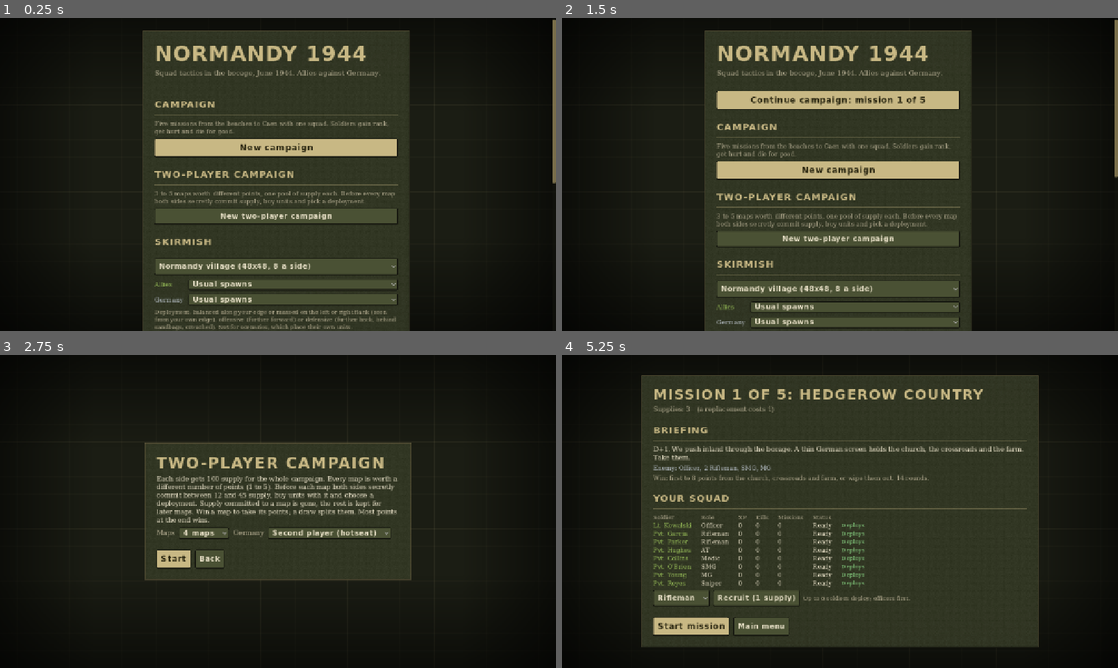
Above: before the commit, frames 1-4 (two rows, left to right).
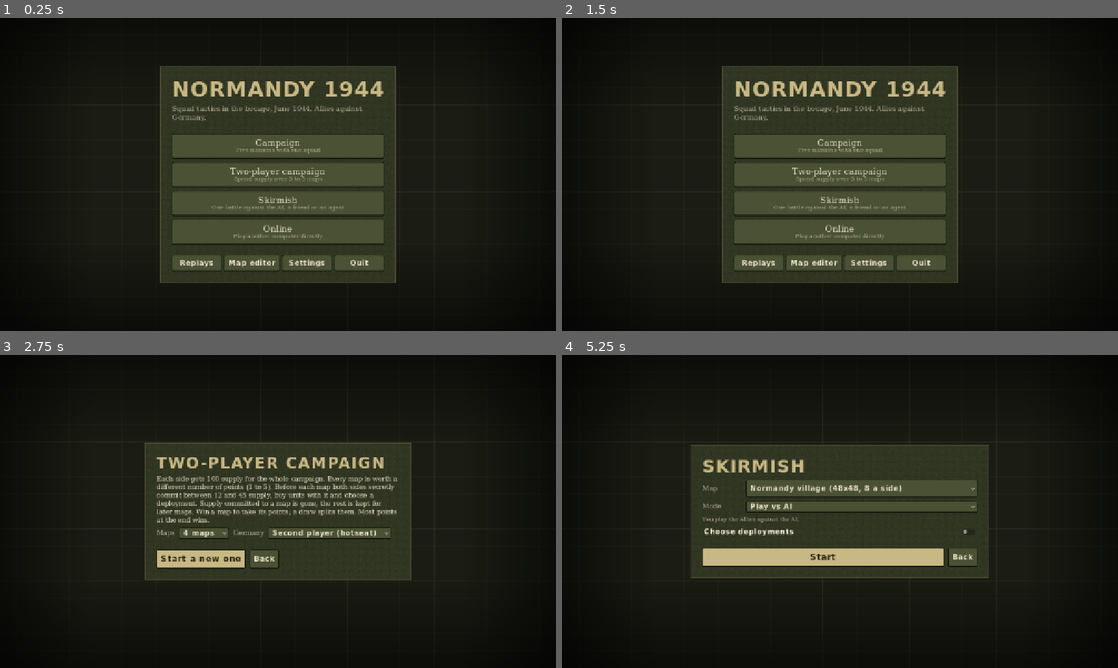
Above: after the commit, the same moments.

Repository: vistik/turn-based-war-game
Game: Godot game, scene res://scenes/main_menu.tscn
Two runs of this game, one before a commit and one after it. Both use one fixed random seed, a clock stepped at 60 frames per second and the inputs below.
Inputs (mouse positions are in pixels of both pictures, inside the frame that each line leads up to; where the layout moved, square brackets give the same spot in the first picture):
- Up to frame 1 (0.25 s): no input
- Up to frame 2 (1.5 s): click (840, 146) at 0.52 s; click "Main menu" (after the commit: "Back") at 1.25 s
- Up to frame 3 (2.75 s): click (278, 511) [278, 577] at 2 s
- Up to frame 4 (5.25 s): click "Back" at 2.75 s; click (840, 539) at 3.52 s; click (840, 530) at 4.25 s, where only the run after the commit has a clickable "Choose deployments"; click (840, 508) at 5 s, where only the run after the commit has a clickable "Choose deployments"

The runs differ from the first frame. In frame 1, 29% of the frame differs, in the area x 25-100%, y 0-100%; in frame 2, 30%; in frame 3, 0.8%; in frame 4, 44%, in the area x 14-86%, y 6-94%.

Commit message:
Split the main menu into a page per way to play
The main menu had grown into one long page holding every mode's options
at once: campaign, two-player campaign, skirmish maps, deployments, five
skirmish buttons and the whole online form. It was hard to scan.

The first page now lists saved games to continue and one large button
per mode (Campaign, Two-player campaign, Skirmish, Online), each opening
its own page with only that mode's options. Skirmish gets a single mode
picker with a one-line description of each mode, and its deployments
fold away behind a toggle. The map, mode and port picked last are kept
while the game runs, and the online pages go back to the Online page.

Diff:
--- a/scripts/ui/main_menu.gd
+++ b/scripts/ui/main_menu.gd
@@ -25,6 +25,13 @@
 ## [label, Allies are AI, Germany is AI, side an agent plays over the agent link (-1: none)]
 const SKIRMISH_MODES := [["Play vs AI", false, true, -1], ["Hotseat", false, false, -1], ["Watch AI vs AI", true, true, -1],
 		["Agent vs AI", false, true, 0], ["Me vs agent", false, false, 1]]
+const SKIRMISH_MODE_HINTS := [
+	"You play the Allies against the AI.",
+	"Two players on this computer take turns; the screen hides each side's view from the other.",
+	"Sit back and watch the AI fight itself.",
+	"An AI agent (such as Claude Code) plays the Allies against the AI through the agent link; the battle screen shows how to connect it. See docs/MCP.md.",
+	"You play the Allies against an AI agent connected through the agent link.",
+]
 
 var _page: Control
 var _map_choice: OptionButton
@@ -34,6 +41,10 @@
 ## Per side, the skirmish deployment picked (an index into DEPLOYMENTS), kept while the game runs.
 var _deploy_choices: Array[OptionButton] = []
 static var _last_deployments := [0, 0]
+## The map, skirmish mode and online port picked last, kept while the game runs.
+static var _last_map := 0
+static var _last_mode := 0
+static var _last_port := Net.DEFAULT_PORT
 ## The orders being written on the two-player campaign's orders page.
 var _order_side := 0
 var _order_counts := {}
@@ -82,35 +93,83 @@
 
 # --- Main menu ---
 
+## The first page: what's saved to carry on with, then one button per way to play. Each opens its own page
+## with that mode's options.
 func _show_main() -> void:
-	var box := _new_page(560)
+	var box := _new_page(480)
 	_title(box, "Normandy 1944", 48)
 	_text(box, "Squad tactics in the bocage, June 1944. Allies against Germany.", MUTED, 16, true)
-	_gap(box, 16)
-
+	_gap(box, 12)
+	var saves := _saved_games()
+	for entry: Array in saves:
+		_button(box, entry[0], entry[1], true)
+	if not saves.is_empty():
+		_gap(box, 8)
+	_menu_button(box, "Campaign", "Five missions with one squad", _show_campaign_menu)
+	_menu_button(box, "Two-player campaign", "Spend supply over 3 to 5 maps", _show_war_setup)
+	_menu_button(box, "Skirmish", "One battle against the AI, a friend or an agent", _show_skirmish)
+	_menu_button(box, "Online", "Play another computer directly", _show_online)
+	_gap(box, 8)
+	var row := HBoxContainer.new()
+	row.add_theme_constant_override("separation", 6)
+	box.add_child(row)
+	for spec: Array in [["Replays", _show_replays], ["Map editor", func() -> void: get_tree().change_scene_to_file("res://scenes/editor.tscn")],
+			["Settings", _show_settings], ["Quit", get_tree().quit]]:
+		_button(row, spec[0], spec[1]).size_flags_horizontal = Control.SIZE_EXPAND_FILL
+
+
+## [label, action] for each saved game that can be continued.
+func _saved_games() -> Array:
+	var result := []
 	var campaign_save := GameSession.peek("campaign")
 	if not campaign_save.is_empty():
 		var saved := Campaign.from_dict(campaign_save["campaign"])
-		var label := "Continue campaign: %s" % ("in battle" if not campaign_save["battle"].is_empty() else "mission %d of %d" % [mini(saved.mission_index + 1, Campaign.MISSIONS.size()), Campaign.MISSIONS.size()])
-		_button(box, label, _continue.bind("campaign"), true)
-	var skirmish_save := GameSession.peek("skirmish")
-	if not skirmish_save.is_empty():
-		_button(box, "Continue skirmish: %s" % skirmish_save["title"], _continue.bind("skirmish"), true)
-
-	_section(box, "Campaign")
-	_text(box, "Five missions from the beaches to Caen with one squad. Soldiers gain rank, get hurt and die for good.", MUTED, 14, true)
-	_button(box, "New campaign", _new_campaign, true)
-
-	_section(box, "Two-player campaign")
-	_text(box, "3 to 5 maps worth different points, one pool of supply each. Before every map both sides secretly commit supply, buy units and pick a deployment.", MUTED, 14, true)
+		result.append(["Continue campaign: %s" % ("in battle" if not campaign_save["battle"].is_empty() else "mission %d of %d" % [mini(saved.mission_index + 1, Campaign.MISSIONS.size()), Campaign.MISSIONS.size()]), _continue.bind("campaign")])
 	var war_save := GameSession.peek("war")
 	if not war_save.is_empty():
 		var saved_war := WarCampaign.from_dict(war_save["war"])
 		var where := "in battle" if not war_save["battle"].is_empty() else ("finished" if saved_war.is_over() else "map %d of %d" % [saved_war.current + 1, saved_war.maps.size()])
-		_button(box, "Continue two-player campaign: %s" % where, _continue.bind("war"), true)
-	_button(box, "New two-player campaign", _show_war_setup)
-
-	_section(box, "Skirmish")
+		result.append(["Continue two-player campaign: %s" % where, _continue.bind("war")])
+	var skirmish_save := GameSession.peek("skirmish")
+	if not skirmish_save.is_empty():
+		result.append(["Continue skirmish: %s" % skirmish_save["title"], _continue.bind("skirmish")])
+	var online_save := GameSession.peek("online")
+	if not online_save.is_empty():
+		result.append(["Continue online game: %s, round %d" % [online_save["title"], online_save["round"]], _show_online])
+	return result
+
+
+## A large menu button with a one-line description under its name.
+func _menu_button(parent: Control, text: String, hint: String, action: Callable) -> void:
+	var button := _button(parent, "", action)
+	button.custom_minimum_size = Vector2(0, 58)
+	var labels := VBoxContainer.new()
+	labels.set_anchors_preset(Control.PRESET_FULL_RECT)
+	labels.alignment = BoxContainer.ALIGNMENT_CENTER
+	labels.add_theme_constant_override("separation", -2)
+	labels.mouse_filter = Control.MOUSE_FILTER_IGNORE
+	button.add_child(labels)
+	for line: Array in [[text, UITheme.PAPER, 20], [hint, MUTED, 13]]:
+		var label := _text(labels, line[0], line[1], line[2])
+		label.horizontal_alignment = HORIZONTAL_ALIGNMENT_CENTER
+		label.mouse_filter = Control.MOUSE_FILTER_IGNORE
+
+
+func _show_campaign_menu() -> void:
+	var box := _new_page(480)
+	_title(box, "Campaign", 40)
+	_text(box, "Five missions from the beaches to Caen with one squad. Soldiers gain rank, get hurt and die for good.", MUTED, 15, true)
+	_gap(box, 8)
+	var campaign_save := GameSession.peek("campaign")
+	if not campaign_save.is_empty():
+		_button(box, "Continue campaign", _continue.bind("campaign"), true)
+	_button(box, "New campaign" + (" (replaces the saved one)" if not campaign_save.is_empty() else ""), _new_campaign, campaign_save.is_empty())
+	_gap(box, 8)
+	_button(box, "Back", _show_main)
+
+
+## The map list: the built-in skirmish maps, then the scenarios on disk.
+func _add_map_choice(parent: Control) -> void:
 	_map_choice = OptionButton.new()
 	for map_spec: Array in SKIRMISH_MAPS:
 		_map_choice.add_item(map_spec[0])
@@ -118,82 +177,126 @@
 	for entry in Scenario.list_files():
 		_map_choice.add_item("Scenario: %s" % entry["title"])
 		_scenario_paths.append(entry["path"])
+	_map_choice.selected = clampi(_last_map, 0, _map_choice.item_count - 1)
+	_map_choice.item_selected.connect(func(index: int) -> void: _last_map = index)
 	_map_choice.custom_minimum_size = Vector2(0, 40)
-	box.add_child(_map_choice)
+	_map_choice.size_flags_horizontal = Control.SIZE_EXPAND_FILL
+	parent.add_child(_map_choice)
+
+
+## A label and a control side by side.
+func _field(parent: Control, label: String, control: Control) -> void:
+	var row := HBoxContainer.new()
+	row.add_theme_constant_override("separation", 10)
+	parent.add_child(row)
+	_text(row, label, MUTED, 15).custom_minimum_size = Vector2(90, 0)
+	control.size_flags_horizontal = Control.SIZE_EXPAND_FILL
+	row.add_child(control)
+
+
+func _show_skirmish() -> void:
+	var box := _new_page(520)
+	_title(box, "Skirmish", 40)
+	var map_row := HBoxContainer.new()
+	_add_map_choice(map_row)
+	_field(box, "Map", map_row)
+	var opponent := OptionButton.new()
+	for mode: Array in SKIRMISH_MODES:
+		opponent.add_item(mode[0])
+	opponent.selected = _last_mode
+	opponent.item_selected.connect(func(index: int) -> void: _last_mode = index)
+	_field(box, "Mode", opponent)
+	var mode_hint := _text(box, "", MUTED, 13, true)
+	var describe := func(index: int) -> void:
+		mode_hint.text = SKIRMISH_MODE_HINTS[index]
+	opponent.item_selected.connect(describe)
+	describe.call(opponent.selected)
+
+	# Deployments are folded away: most battles use the usual spawns.
+	var deploy_toggle := CheckButton.new()
+	deploy_toggle.text = "Choose deployments"
+	deploy_toggle.button_pressed = _last_deployments != [0, 0]
+	box.add_child(deploy_toggle)
+	var deploy_box := VBoxContainer.new()
+	deploy_box.add_theme_constant_override("separation", 6)
+	box.add_child(deploy_box)
 	_deploy_choices.clear()
 	for side in 2:
-		var row := HBoxContainer.new()
-		row.add_theme_constant_override("separation", 8)
-		box.add_child(row)
-		var label := _text(row, Battle.TEAM_NAMES[side], ALLIED if side == 0 else GERMAN, 14)
-		label.custom_minimum_size = Vector2(70, 0)
 		var choice := OptionButton.new()
 		for entry: Array in DEPLOYMENTS:
 			choice.add_item(entry[0])
 		choice.selected = _last_deployments[side]
-		choice.size_flags_horizontal = Control.SIZE_EXPAND_FILL
 		choice.item_selected.connect(func(index: int) -> void: _last_deployments[side] = index)
-		row.add_child(choice)
+		_field(deploy_box, Battle.TEAM_NAMES[side], choice)
 		_deploy_choices.append(choice)
-	_text(box, "Deployment: balanced along your edge or massed on the left or right flank (seen from your own edge), offensive (further forward) or defensive (further back, behind sandbags, crouched). Not for scenarios, which place their own units.", MUTED, 13, true)
-	var modes := HBoxContainer.new()
-	modes.add_theme_constant_override("separation", 8)
-	box.add_child(modes)
-	var agent_modes := HBoxContainer.new()
-	agent_modes.add_theme_constant_override("separation", 8)
-	for i in SKIRMISH_MODES.size():
-		var button := _button(agent_modes if SKIRMISH_MODES[i][3] != -1 else modes, SKIRMISH_MODES[i][0], _start_skirmish.bind(i))
-		button.size_flags_horizontal = Control.SIZE_EXPAND_FILL
-	_text(box, "An AI agent (such as Claude Code) plays a whole side through the agent link, on this computer only. The battle screen shows the address and token to connect it; see docs/MCP.md.", MUTED, 13, true)
-	box.add_child(agent_modes)
-	_button(box, "Map and scenario editor", func() -> void: get_tree().change_scene_to_file("res://scenes/editor.tscn"))
-
-	_section(box, "Online")
-	_text(box, "Play another computer directly, at home or over the internet, no server needed. The host picks the map above and plays the Allies. Both games check after every order that they still agree.", MUTED, 14, true)
-	var password_row := HBoxContainer.new()
-	password_row.add_theme_constant_override("separation", 8)
-	box.add_child(password_row)
-	_text(password_row, "Password", MUTED, 14)
+	_text(deploy_box, "Balanced along your edge or massed on a flank (seen from your own edge); offensive deploys further forward, defensive further back behind sandbags. Scenarios place their own units.", MUTED, 13, true)
+	deploy_box.visible = deploy_toggle.button_pressed
+	deploy_toggle.toggled.connect(func(on: bool) -> void:
+		deploy_box.visible = on
+		if not on:
+			for side in 2:
+				_deploy_choices[side].selected = 0
+				_last_deployments[side] = 0)
+	_gap(box, 8)
+	var buttons := HBoxContainer.new()
+	buttons.add_theme_constant_override("separation", 10)
+	box.add_child(buttons)
+	_button(buttons, "Start", func() -> void: _start_skirmish(opponent.selected), true).size_flags_horizontal = Control.SIZE_EXPAND_FILL
+	_button(buttons, "Back", _show_main)
+
+
+func _show_online() -> void:
+	var box := _new_page(520)
+	_title(box, "Online", 40)
+	_text(box, "Play another computer directly, at home or over the internet, no server needed. Both games check after every order that they still agree.", MUTED, 14, true)
 	_password = LineEdit.new()
 	_password.secret = true
 	_password.text = _last_password
-	_password.placeholder_text = "Agree one with your opponent; both type the same"
+	_password.placeholder_text = "Agree one with your opponent"
+	var password_row := HBoxContainer.new()
+	password_row.add_theme_constant_override("separation", 8)
+	password_row.add_child(_password)
 	_password.size_flags_horizontal = Control.SIZE_EXPAND_FILL
-	password_row.add_child(_password)
 	var show_password := CheckBox.new()
 	show_password.text = "Show"
 	show_password.toggled.connect(func(on: bool) -> void: _password.secret = not on)
 	password_row.add_child(show_password)
-	var host_row := HBoxContainer.new()
-	host_row.add_theme_constant_override("separation", 8)
-	box.add_child(host_row)
-	_text(host_row, "Port", MUTED, 14)
+	_field(box, "Password", password_row)
 	_port = LineEdit.new()
-	_port.text = str(Net.DEFAULT_PORT)
-	_port.custom_minimum_size = Vector2(90, 0)
-	host_row.add_child(_port)
-	var host_button := _button(host_row, "Host game", _host)
-	host_button.size_flags_horizontal = Control.SIZE_EXPAND_FILL
+	_port.text = str(_last_port)
+	_port.text_changed.connect(func(text: String) -> void: _last_port = text.to_int() if text.is_valid_int() else Net.DEFAULT_PORT)
+
+	var online_save := GameSession.peek("online")
+	if not online_save.is_empty():
+		_section(box, "Your saved game")
+		_text(box, "%s, round %d, as %s, against %s. Host it again and your opponent joins as usual, or join them if they host it." % [
+				online_save["title"], online_save["round"], Battle.TEAM_NAMES[online_save["team"]], online_save["opponent"]], MUTED, 14, true)
+		_button(box, "Continue: host the saved game", _host_resume, true)
+
+	_section(box, "Host a new game")
+	_text(box, "You play the Allies on the map you pick.", MUTED, 14, true)
+	var map_row := HBoxContainer.new()
+	_add_map_choice(map_row)
+	_field(box, "Map", map_row)
+	_button(box, "Host game", _host, online_save.is_empty())
+
+	_section(box, "Join a game")
+	_address = LineEdit.new()
+	_address.placeholder_text = "The address the host's game shows"
+	if not online_save.is_empty() and not online_save["hosted"]:
+		_address.text = online_save["opponent"]
 	var join_row := HBoxContainer.new()
 	join_row.add_theme_constant_override("separation", 8)
-	box.add_child(join_row)
-	_address = LineEdit.new()
-	_address.placeholder_text = "Host address, e.g. 192.168.1.20 or 203.0.113.7:24944"
+	join_row.add_child(_address)
 	_address.size_flags_horizontal = Control.SIZE_EXPAND_FILL
-	join_row.add_child(_address)
-	_button(join_row, "Join game", _join)
-	var online_save := GameSession.peek("online")
-	if not online_save.is_empty():
-		var side: String = Battle.TEAM_NAMES[online_save["team"]]
-		_button(box, "Continue online game: %s, round %d, as %s" % [online_save["title"], online_save["round"], side], _host_resume, true)
-		var hint := "Hosts your saved game on the port above; your opponent (%s) joins as usual and keeps their side. Or join them if they host it." % online_save["opponent"]
-		_text(box, hint, MUTED, 14, true)
-		if not online_save["hosted"]:
-			_address.text = online_save["opponent"]
-	_gap(box, 12)
-	_button(box, "Replays", _show_replays)
-	_button(box, "Settings", _show_settings)
-	_button(box, "Quit", get_tree().quit)
+	_button(join_row, "Join", _join)
+	_field(box, "Address", join_row)
+
+	_gap(box, 8)
+	_field(box, "Port", _port)
+	_text(box, "UDP port to host on (%d unless you need another). Joining uses the port in the address, or this one." % Net.DEFAULT_PORT, MUTED, 12, true)
+	_gap(box, 8)
+	_button(box, "Back", _show_main)
 
 
 func _continue(slot: String) -> void:
@@ -325,7 +428,7 @@
 	_gap(box, 12)
 	_button(box, "Cancel", func() -> void:
 		Net.close()
-		_show_main())
+		_show_online())
 
 
 func _join() -> void:
@@ -369,7 +472,7 @@
 		_gap(box, 12)
 		_button(box, "Cancel", func() -> void:
 			Net.close()
-			_show_main())
+			_show_online())
 	else:
 		_show_net_page("Connecting to %s:%d..." % [host, port], "Waiting for the host. If nothing happens, check the address and port, and that the host clicked Host game.", "Cancel")
 
@@ -382,7 +485,7 @@
 	_gap(box, 12)
 	_button(box, button, func() -> void:
 		Net.close()
-		_show_main())
+		_show_online())
 
 
 func _on_peer_joined() -> void:
@@ -438,7 +541,7 @@
 	_button(box, "Continue from the host's save", _accept_resume.bind(offer), true)
 	_button(box, "Leave", func() -> void:
 		Net.decline_resume()
-		_show_main())
+		_show_online())
 
 
 func _accept_resume(offer: Dictionary) -> void:
@@ -681,10 +784,13 @@
 	opponent.add_item("AI")
 	row.add_child(opponent)
 	_gap(box, 8)
+	var saved := not GameSession.peek("war").is_empty()
+	if saved:
+		_button(box, "Continue the saved campaign", _continue.bind("war"), true)
 	var buttons := HBoxContainer.new()
 	buttons.add_theme_constant_override("separation", 10)
 	box.add_child(buttons)
-	_button(buttons, "Start", func() -> void: _new_war(WarCampaign.MAP_COUNTS[count.selected], opponent.selected == 1), true)
+	_button(buttons, "Start a new one" + (" (replaces the saved one)" if saved else ""), func() -> void: _new_war(WarCampaign.MAP_COUNTS[count.selected], opponent.selected == 1), not saved)
 	_button(buttons, "Back", _show_main)
 
 
